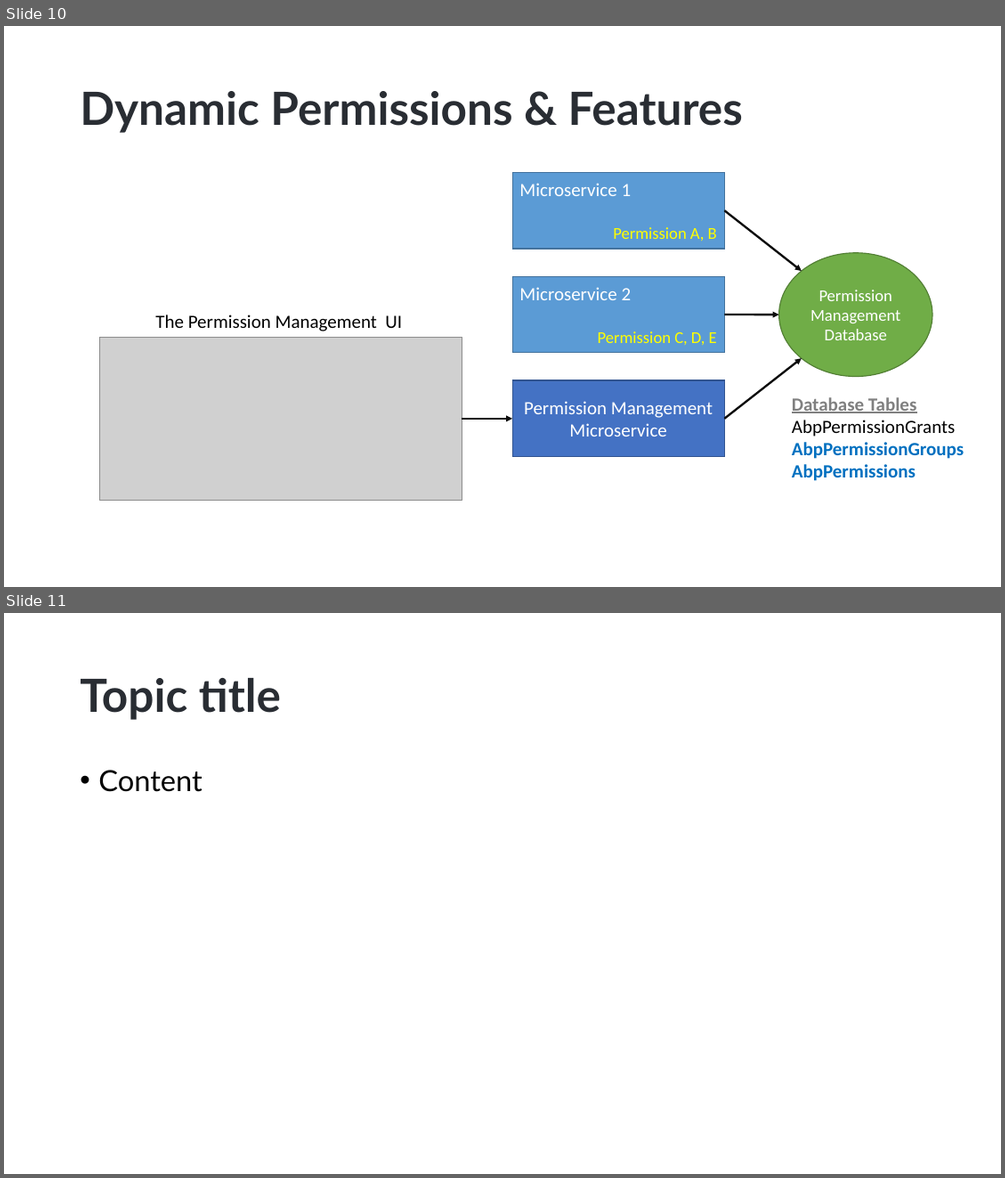
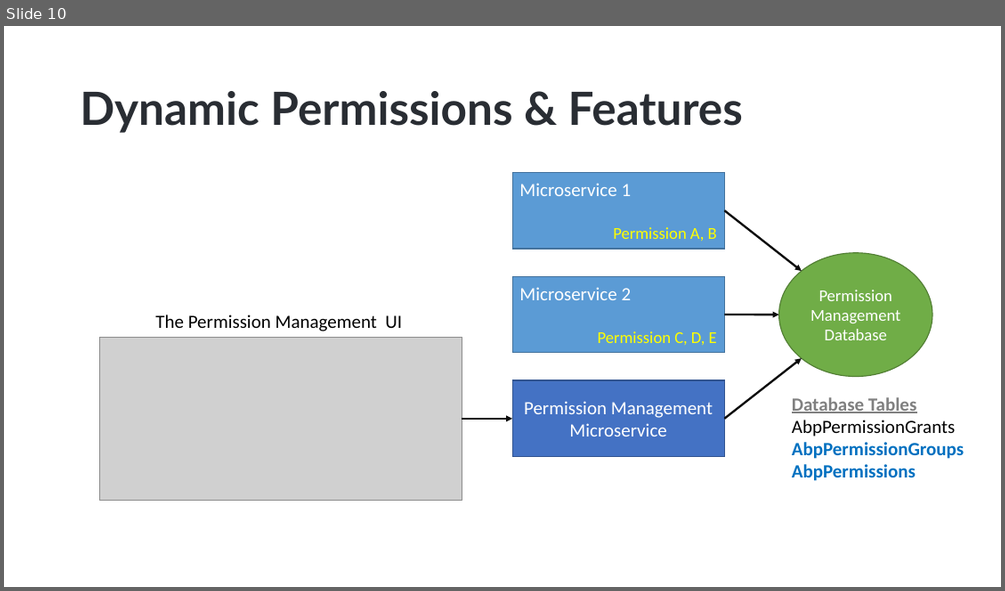
Before and after one commit to hikalkan/presentations, a slide deck: 2022-09-29 ABP Community Talks 2022.7/ABP-7-News.pptx. Shown one above the other, each under a label of ours: slides 10 and 11 before the commit, slide 10 after it. The pictures are 1005x1178 and 1005x591 pixels, drawn with LibreOffice and Linux fonts; fonts in the diff are those of the drawing; grey boxes stand for pictures; background and template pictures are left out. Boxes give left, top, right and bottom in pixels: in the first picture for what was removed or moved away, otherwise in the second. Text is boxed around its words. In the diff, an @@ line names an element or a change of style, - is before the commit and + after.

```diff
--- a/2022-09-29 ABP Community Talks 2022.7/ABP-7-News.pptx
+++ b/2022-09-29 ABP Community Talks 2022.7/ABP-7-News.pptx
@@ slide 11 removed at (4, 613, 1001, 1174), background picture (left out) @@
@@ title removed at (80, 678, 281, 720) @@
-Topic title
@@ text removed at (98, 770, 202, 792) @@
-• Content
```
